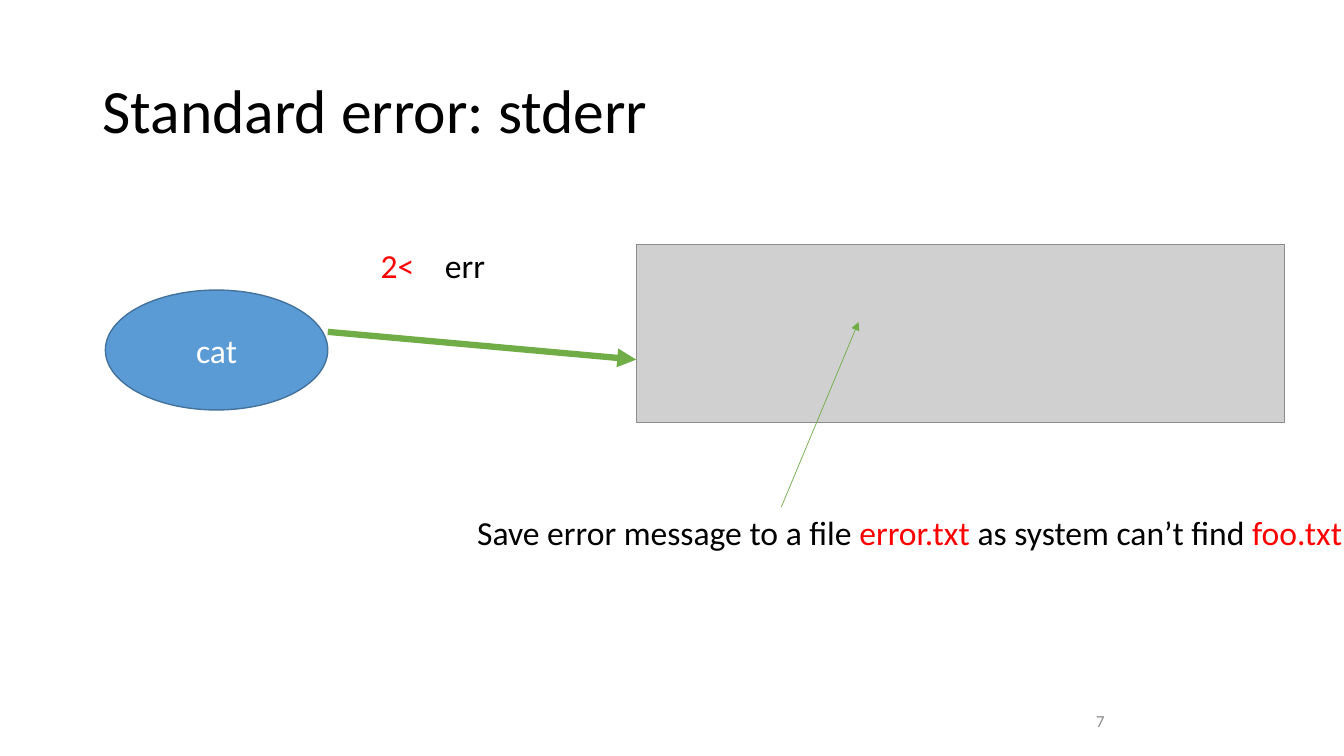
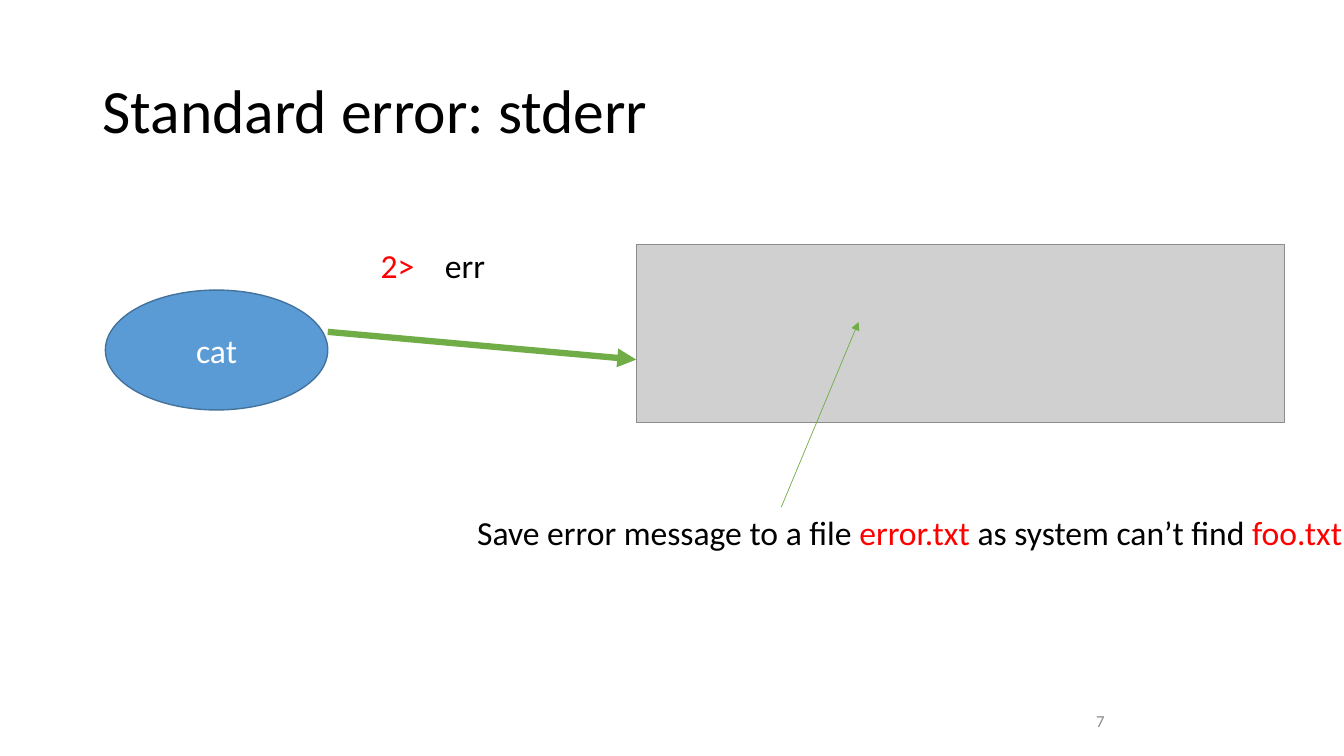
Before and after one commit to frankwxu/digital-forensics-lab, a slide deck: slide 7 of Basic_Computer_Skills_for_Forensics/2_Advanced_linux_command_line.pptx. Drawn at 1344x756 pixels with LibreOffice and Linux fonts; fonts in the diff are those of the drawing; grey boxes stand for pictures; background and template pictures are left out. Boxes give left, top, right and bottom in pixels: in the first picture for what was removed or moved away, otherwise in the second. Text is boxed around its words. In the diff, an @@ line names an element or a change of style, - is before the commit and + after.

```diff
--- a/Basic_Computer_Skills_for_Forensics/2_Advanced_linux_command_line.pptx
+++ b/Basic_Computer_Skills_for_Forensics/2_Advanced_linux_command_line.pptx
@@ text at [381,256,485,279]: text changed @@
-2< err
+2> err
```
Also in this commit, not shown: 1 other slide changed, 1 other file.
